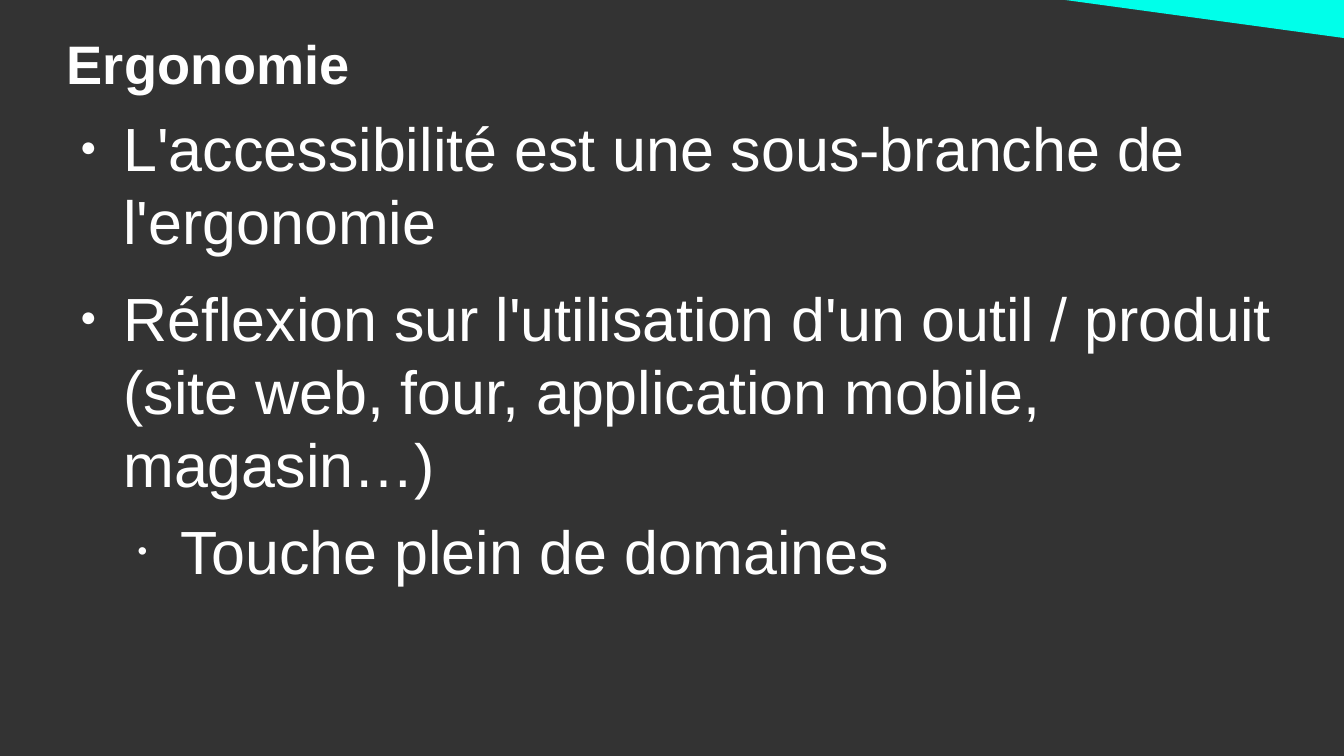
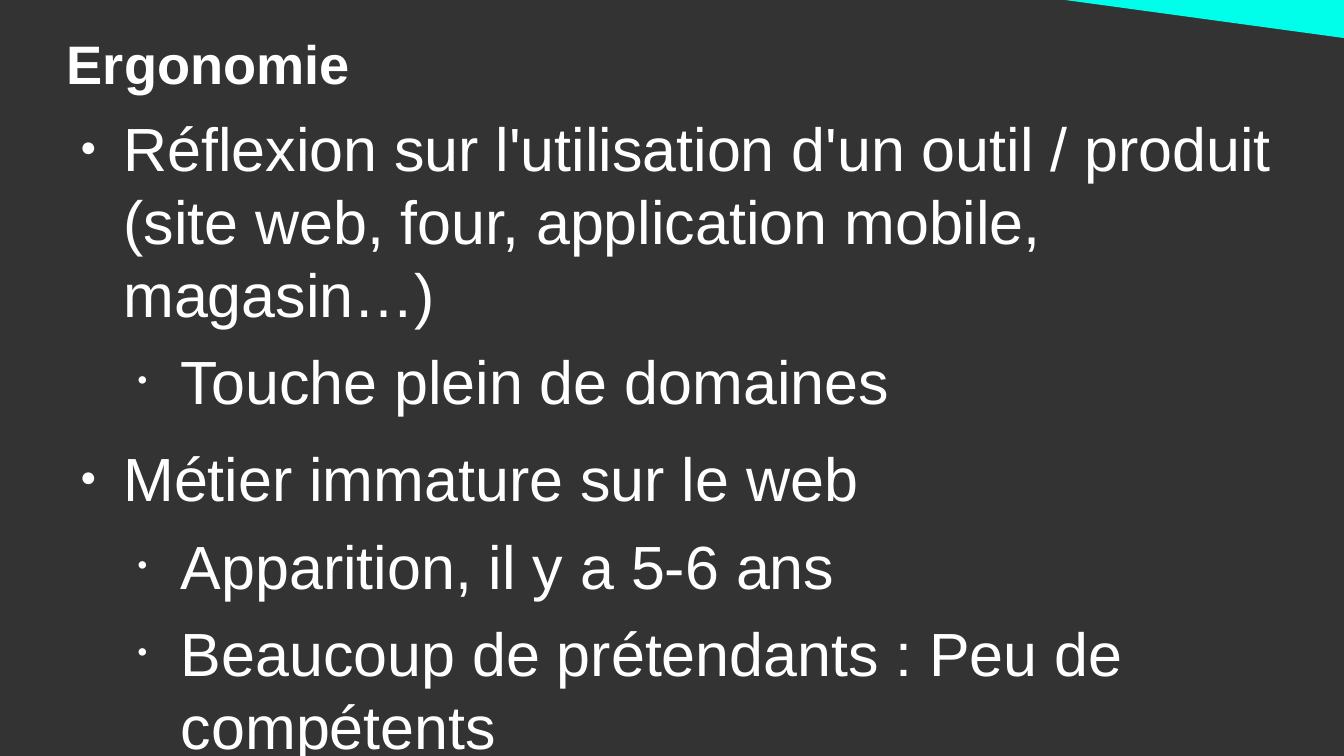
Before and after one commit to DanYellow/cours, a slide deck: slide 9 of ergonomie-et-accessibilite-s2/numero-1/presentation.odp (slide 8 before the commit). Drawn at 1344x756 pixels with LibreOffice and Linux fonts; fonts in the diff are those of the drawing. Boxes give left, top, right and bottom in pixels: in the first picture for what was removed or moved away, otherwise in the second. Text is boxed around its words. In the diff, an @@ line names an element or a change of style, - is before the commit and + after.

```diff
--- a/ergonomie-et-accessibilite-s2/numero-1/presentation.odp
+++ b/ergonomie-et-accessibilite-s2/numero-1/presentation.odp
@@ text at (123,126,1185,255): paragraph removed @@
-● L'accessibilité est une sous-branche de l'ergonomie
@@ text at (123,456,1123,687): paragraphs added @@
+● Métier immature sur le web
+  • Apparition, il y a 5-6 ans
+  • Beaucoup de prétendants : Peu de compétents
```
Also in this commit, not shown: 5 other slides changed, 1 slide added, 35 other files.
